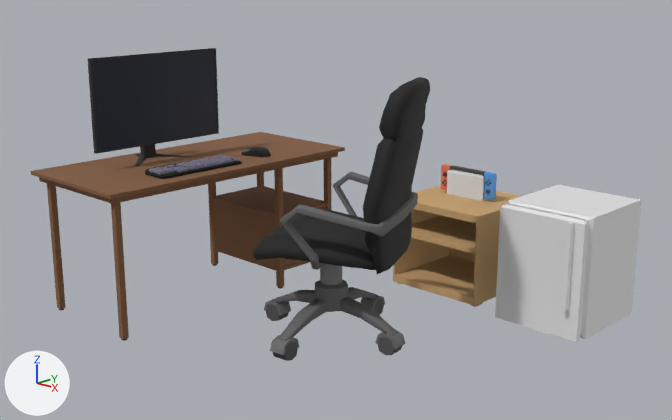
The Blender file src/assets/lowgameroom.blend, before and after one commit.
Both versions are drawn from a camera (50 mm lens) standing at (3.89, -3.94, 2.21) and looking at (-0.05, 0.15, 0.69). The axes (+X, +Y, +Z) are drawn at lower left. The lights are the same throughout.

The first picture shows 'Cabinet', 'ChairTop', 'ComputerChair', 'Cube_0', 'Monitor', 'MonitorScreen', 'SwitchKit', 'desk5_BlackWood_0'.
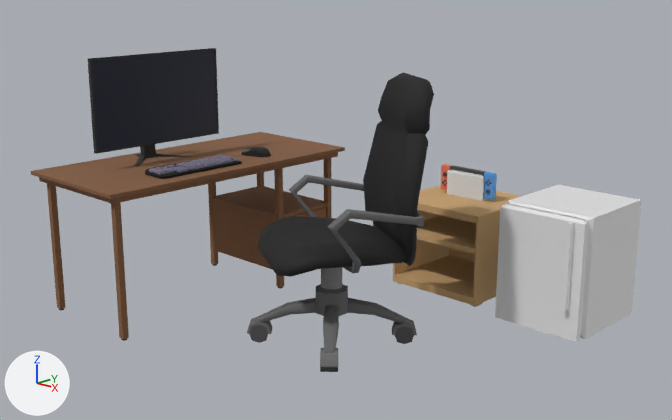
The change in detail:
Object 'ComputerChair' (ob_computerchair) turns from (0, 0, -66) to (0, 0, -30) degrees about x, y and z.

Boxes (x1, y1, x2, y2) around the edits, measured in the pictures (672 x 420 px):
'ChairTop', turned: before (253, 77, 430, 285); after (258, 73, 434, 289)
'ComputerChair', turned: before (264, 280, 405, 361); after (247, 284, 417, 372)
